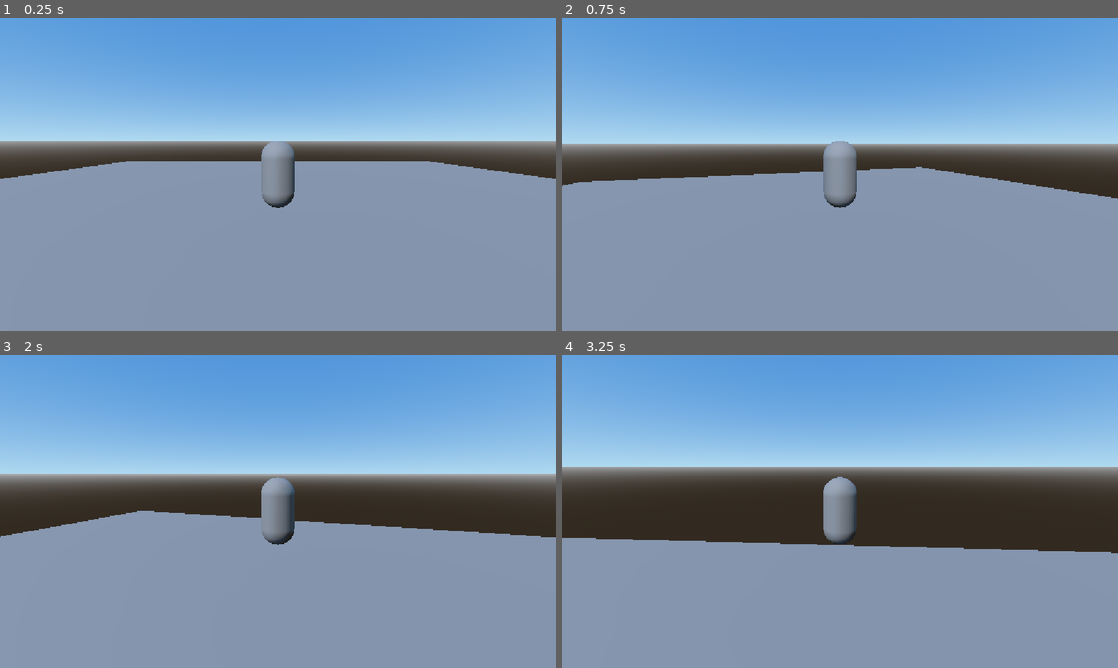
Above: before the commit, frames 1-4 (two rows, left to right).
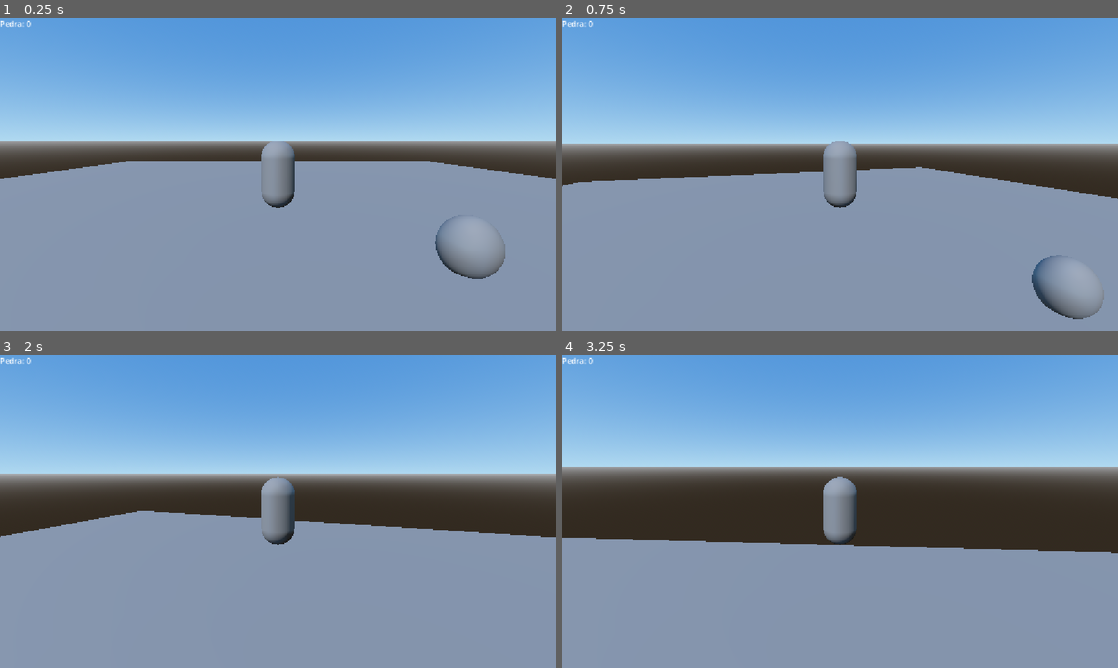
Above: after the commit, the same moments.

Repository: gabrielteramae/my-game-3d
Game: Godot game, scene res://main.tscn
Two runs of this game, one before a commit and one after it. Both use one fixed random seed, a clock stepped at 60 frames per second and the inputs below.
Inputs (mouse positions are in pixels of both pictures, inside the frame that each line leads up to):
- Up to frame 1 (0.25 s): no input
- Up to frame 2 (0.75 s): tap Enter (ui_accept) at 0.5 s; move the mouse to (867, 174) at 0.52 s; hold W (move_forward) from 0.53 s (still down)
- Up to frame 3 (2 s): keep holding W (move_forward); tap Enter (ui_accept) at 0.77, 1.52 s; move the mouse to (250, 511) at 1.27 s
- Up to frame 4 (3.25 s): keep holding W (move_forward); move the mouse to (851, 505) at 2.02 s; move the mouse to (834, 517) at 2.77 s; tap Enter (ui_accept) at 3.02 s

The runs differ from the first frame. In frame 1, 0.8% of the frame differs, in the area x 0-91%, y 0-84%; in frame 2, 0.9%, in the area x 0-98%, y 0-97%; in frame 3, less than 0.1%; in frame 4, less than 0.1%.

Commit message:
Add resource collection system with inventory and HUD

Diff:
--- /dev/null
+++ b/hud.gd
@@ -0,0 +1,14 @@
+extends CanvasLayer
+
+@onready var inventory_label = $InventoryLabel
+
+func _ready():
+	Inventory.item_added.connect(_on_item_added)
+	update_label()
+
+func _on_item_added(item_name, total):
+	update_label()
+
+func update_label():
+	var pedra_count = Inventory.items.get("pedra", 0)
+	inventory_label.text = "Pedra: " + str(pedra_count)
--- /dev/null
+++ b/inventory.gd
@@ -0,0 +1,13 @@
+extends Node
+
+var items: Dictionary = {}
+
+signal item_added(item_name, total)
+
+func add_item(item_name: String, amount: int = 1):
+	if items.has(item_name):
+		items[item_name] += amount
+	else:
+		items[item_name] = amount
+	emit_signal("item_added", item_name, items[item_name])
+	print("Inventário: ", items)
--- a/main.tscn
+++ b/main.tscn
@@ -2,6 +2,8 @@
 
 [ext_resource type="Script" uid="uid://4j4jcc3sk100" path="res://player.gd" id="1_ig7tw"]
 [ext_resource type="Script" uid="uid://dfxwektd4qv4b" path="res://camera_rig.gd" id="2_0xm2m"]
+[ext_resource type="Script" uid="uid://bvqlju05p0rvt" path="res://pedra.gd" id="3_h2yge"]
+[ext_resource type="Script" uid="uid://dbgh7illybvor" path="res://hud.gd" id="4_1bvp3"]
 
 [sub_resource type="PlaneMesh" id="PlaneMesh_cyvu2"]
 size = Vector2(30, 30)
@@ -23,6 +25,12 @@
 [sub_resource type="CapsuleMesh" id="CapsuleMesh_cyvu2"]
 
 [sub_resource type="CapsuleShape3D" id="CapsuleShape3D_ffelx"]
+
+[sub_resource type="SphereMesh" id="SphereMesh_cyvu2"]
+radius = 0.4
+
+[sub_resource type="SphereShape3D" id="SphereShape3D_ffelx"]
+radius = 0.4
 
 [node name="Main" type="Node3D" unique_id=1835346983]
 
@@ -55,3 +63,23 @@
 script = ExtResource("2_0xm2m")
 
 [node name="Camera3D" type="Camera3D" parent="Player/CameraRig" unique_id=171928549]
+
+[node name="Pedra" type="Area3D" parent="." unique_id=380095438]
+transform = Transform3D(1, 0, 0, 0, 1, 0, 0, 0, 1, 3, 0.4, 3)
+script = ExtResource("3_h2yge")
+
+[node name="MeshInstance3D" type="MeshInstance3D" parent="Pedra" unique_id=500347065]
+mesh = SubResource("SphereMesh_cyvu2")
+
+[node name="CollisionShape3D" type="CollisionShape3D" parent="Pedra" unique_id=1052141581]
+shape = SubResource("SphereShape3D_ffelx")
+
+[node name="HUD" type="CanvasLayer" parent="." unique_id=1917710436]
+script = ExtResource("4_1bvp3")
+
+[node name="InventoryLabel" type="Label" parent="HUD" unique_id=396422750]
+offset_right = 40.0
+offset_bottom = 23.0
+text = "Pedra: 0"
+
+[connection signal="body_entered" from="Pedra" to="Pedra" method="_on_body_entered"]
--- /dev/null
+++ b/pedra.gd
@@ -0,0 +1,13 @@
+extends Node
+
+var items: Dictionary = {}
+
+signal item_added(item_name, total)
+
+func add_item(item_name: String, amount: int = 1):
+	if items.has(item_name):
+		items[item_name] += amount
+	else:
+		items[item_name] = amount
+	emit_signal("item_added", item_name, items[item_name])
+	print("Inventário: ", items)
--- a/player.gd
+++ b/player.gd
@@ -25,3 +25,7 @@
 		velocity.z = move_toward(velocity.z, 0, SPEED)
 
 	move_and_slide()
+
+
+func _on_pedra_body_entered(body: Node3D) -> void:
+	pass # Replace with function body.
--- a/project.godot
+++ b/project.godot
@@ -14,6 +14,10 @@
 run/main_scene="uid://cq7ytwqfhecf2"
 config/features=PackedStringArray("4.7", "Forward Plus")
 config/icon="res://icon.svg"
+
+[autoload]
+
+Inventory="*uid://db2235g42sher"
 
 [display]
 
Not shown, added: hud.gd.uid
Not shown, added: inventory.gd.uid
Not shown, added: pedra.gd.uid
